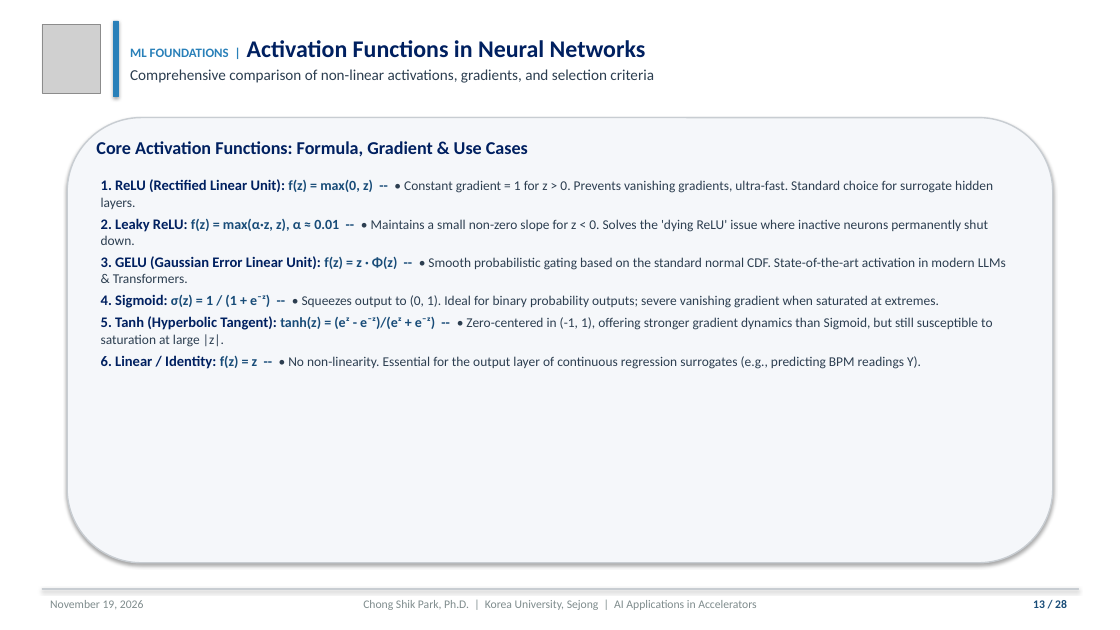
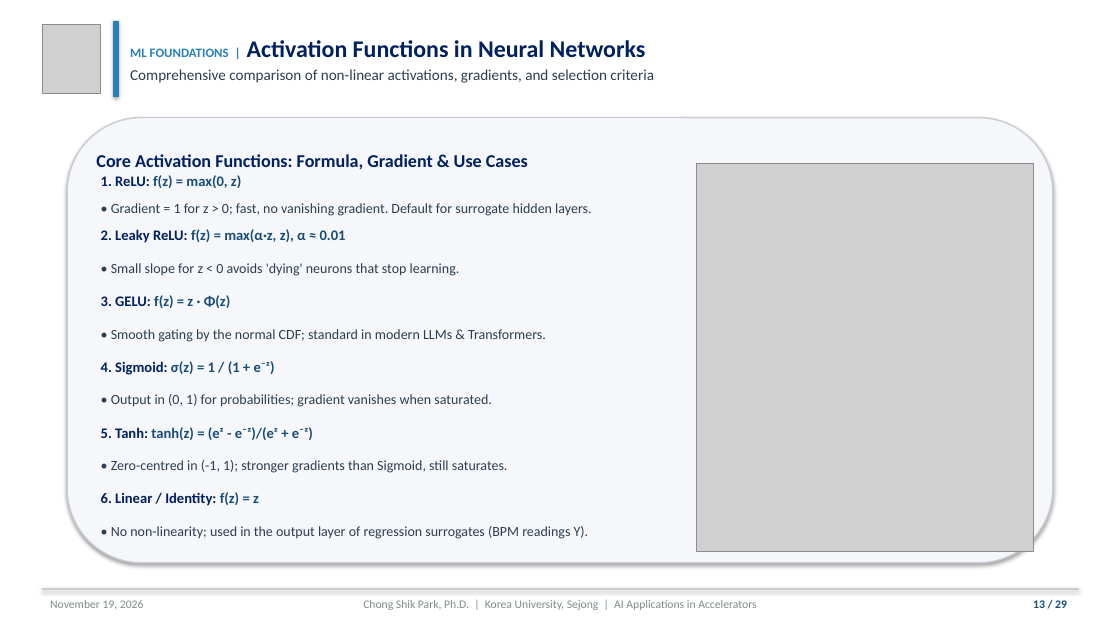
Before and after one commit to cspark7701/ai4acc-mini-hackathon, a slide deck: slide 13 of presentations/Lecture_1_AI_ML_Foundations_and_Control.pptx. Drawn at 1120x630 pixels with LibreOffice and Linux fonts; fonts in the diff are those of the drawing; grey boxes stand for pictures. Boxes give left, top, right and bottom in pixels: in the first picture for what was removed or moved away, otherwise in the second. Text is boxed around its words. In the diff, an @@ line names an element or a change of style, - is before the commit and + after.

```diff
--- a/presentations/Lecture_1_AI_ML_Foundations_and_Control.pptx
+++ b/presentations/Lecture_1_AI_ML_Foundations_and_Control.pptx
@@ text "Core Activation Functions: Formula, Gradient ..." at [96, 154, 528, 170]: line spacing 1 to 1.58 @@
@@ text at [101, 175, 591, 539]: text changed; size 11.5 to 12 pt @@
-1. ReLU (Rectified Linear Unit): f(z) = max(0, z) -- • Constant gradient = 1 for z > 0. Prevents vanishing gradients, ultra-fast. Standard choice for surrogate hidden layers.
-2. Leaky ReLU: f(z) = max(α·z, z), α ≈ 0.01 -- • Maintains a small non-zero slope for z < 0. Solves the 'dying ReLU' issue where inactive neurons permanently shut down.
-3. GELU (Gaussian Error Linear Unit): f(z) = z · Φ(z) -- • Smooth probabilistic gating based on the standard normal CDF. State-of-the-art activation in modern LLMs & Transformers.
-4. Sigmoid: σ(z) = 1 / (1 + e⁻ᶻ) -- • Squeezes output to (0, 1). Ideal for binary probability outputs; severe vanishing gradient when saturated at extremes.
-5. Tanh (Hyperbolic Tangent): tanh(z) = (eᶻ - e⁻ᶻ)/(eᶻ + e⁻ᶻ) -- • Zero-centered in (-1, 1), offering stronger gradient dynamics than Sigmoid, but still susceptible to saturation at large |z|.
-6. Linear / Identity: f(z) = z -- • No non-linearity. Essential for the output layer of continuous regression surrogates (e.g., predicting BPM readings Y).
+1. ReLU: f(z) = max(0, z)
+• Gradient = 1 for z > 0; fast, no vanishing gradient. Default for surrogate hidden layers.
+2. Leaky ReLU: f(z) = max(α·z, z), α ≈ 0.01
+• Small slope for z < 0 avoids 'dying' neurons that stop learning.
+3. GELU: f(z) = z · Φ(z)
+• Smooth gating by the normal CDF; standard in modern LLMs & Transformers.
+4. Sigmoid: σ(z) = 1 / (1 + e⁻ᶻ)
+• Output in (0, 1) for probabilities; gradient vanishes when saturated.
+5. Tanh: tanh(z) = (eᶻ - e⁻ᶻ)/(eᶻ + e⁻ᶻ)
+• Zero-centred in (-1, 1); stronger gradients than Sigmoid, still saturates.
+6. Linear / Identity: f(z) = z
+• No non-linearity; used in the output layer of regression surrogates (BPM readings Y).
@@ picture added at [697, 164, 1033, 552] @@
```
Also in this commit, not shown: 27 other slides changed, 1 slide added, 10 other files.
